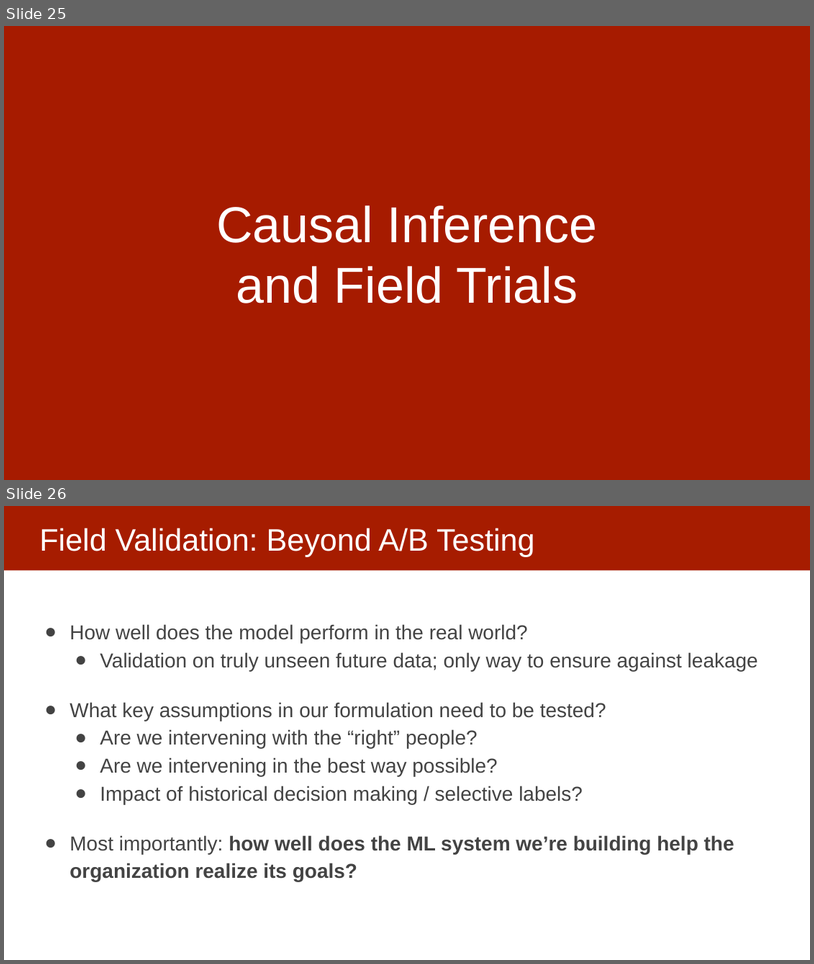
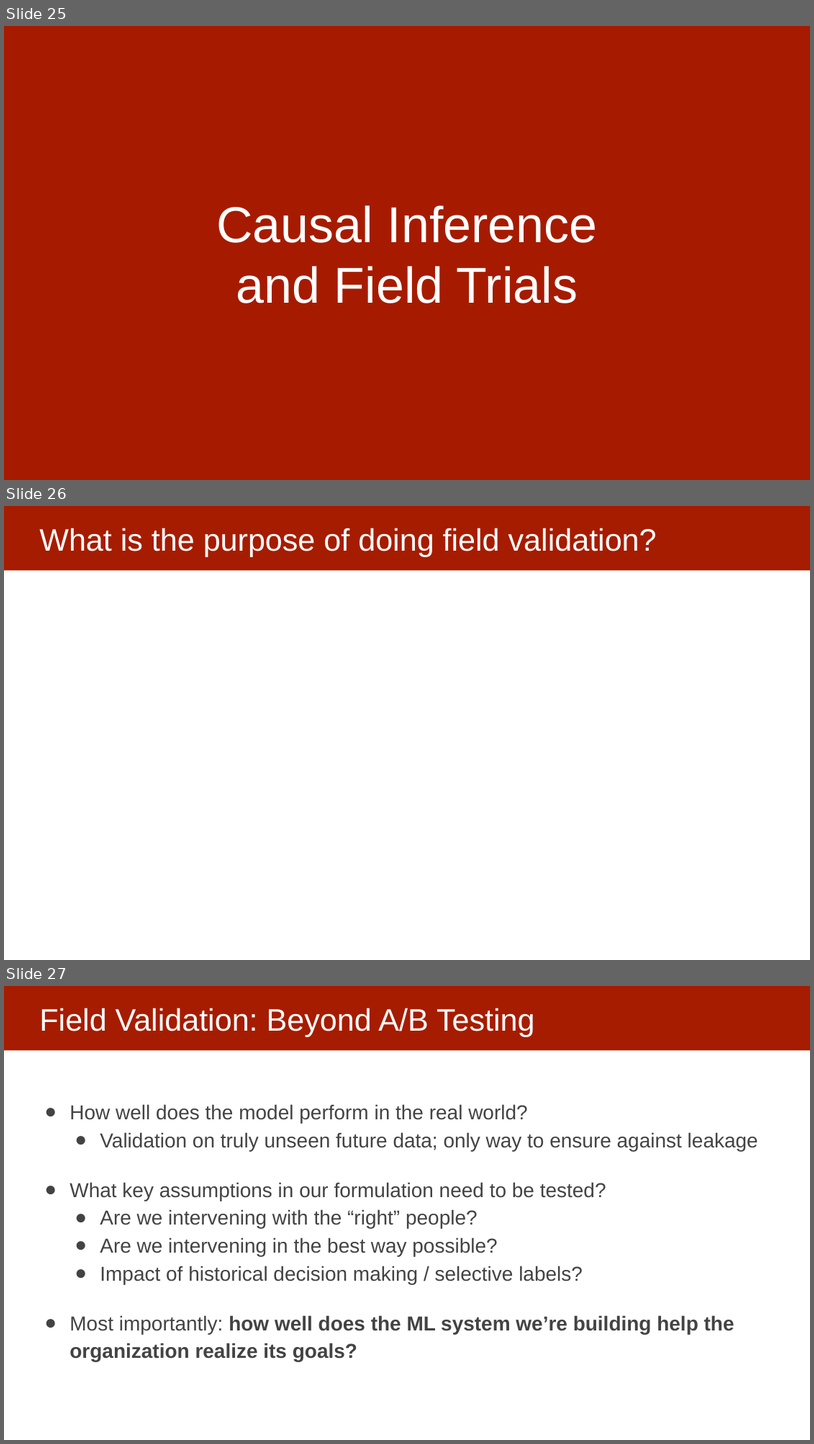
Before and after one commit to dssg/mlforpublicpolicylab, a slide deck: Lectures/21-causal-inference.pptx. Shown one above the other, each under a label of ours: slides 25 and 26 before the commit, slides 25, 26 and 27 after it. The pictures are 814x964 and 814x1444 pixels, drawn with LibreOffice and Linux fonts; fonts in the diff are those of the drawing. Boxes give left, top, right and bottom in pixels: in the first picture for what was removed or moved away, otherwise in the second. Text is boxed around its words. In the diff, an @@ line names an element or a change of style, - is before the commit and + after.

```diff
--- a/Lectures/21-causal-inference.pptx
+++ b/Lectures/21-causal-inference.pptx
@@ slide 26 added at bbox=[4, 506, 810, 960], background #FFFFFF; not listed: 1 template element that a slide beside it also shows @@
@@ title added at bbox=[39, 528, 657, 556], 37 pt, text #FFFFFF @@
+What is the purpose of doing field validation?
@@ what was slide 26 is now slide 27 @@
```
Also in this commit, not shown: 7 other slides added.
